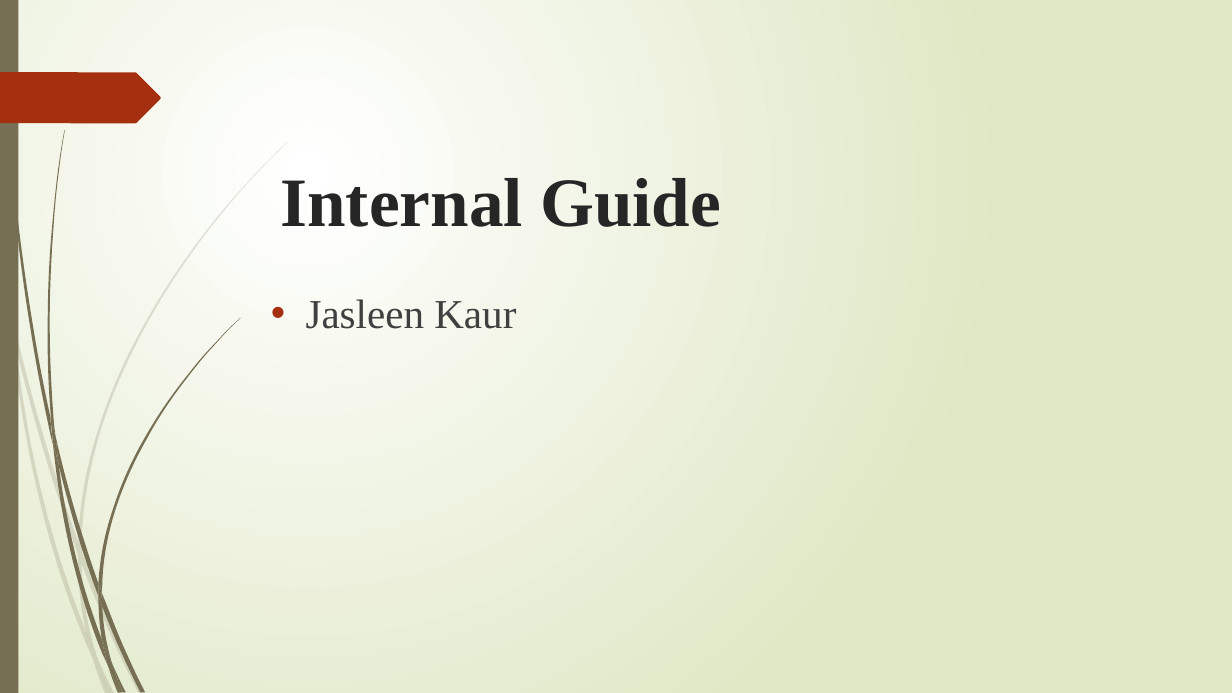
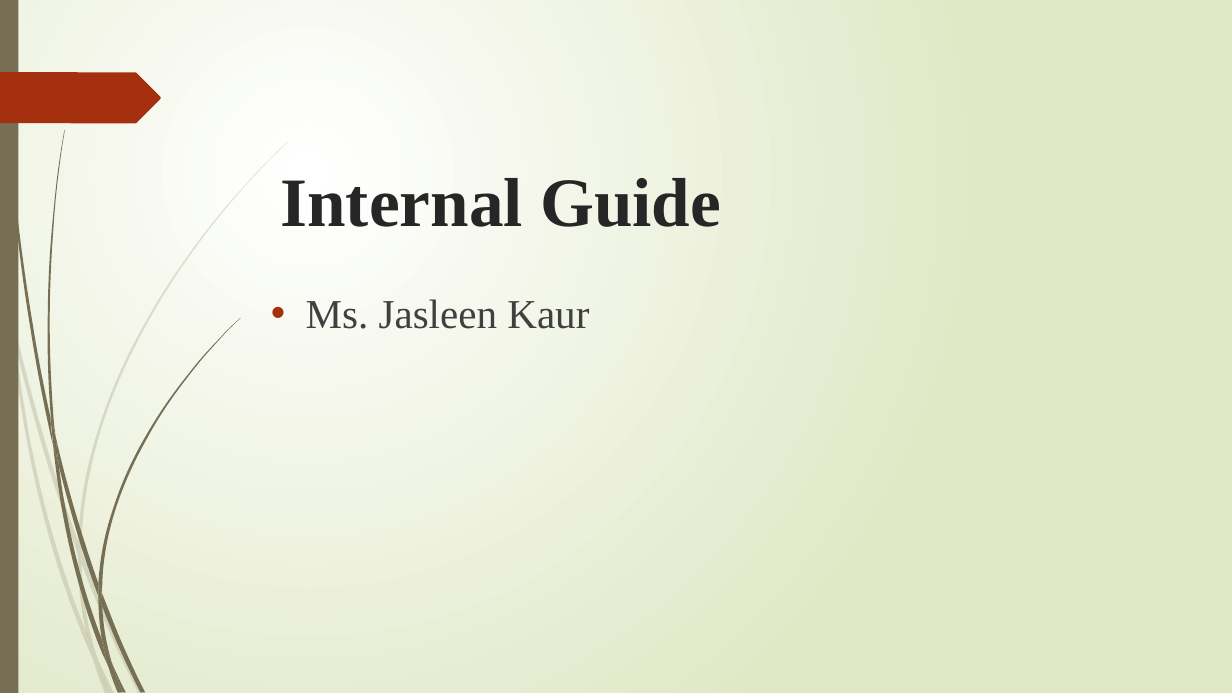
Before and after one commit to DeepShikha58/Shoppingcart, a slide deck: slide 2 of online shopping cart.pptx. Drawn at 1232x693 pixels with LibreOffice and Linux fonts; fonts in the diff are those of the drawing. Boxes give left, top, right and bottom in pixels: in the first picture for what was removed or moved away, otherwise in the second. Text is boxed around its words. In the diff, an @@ line names an element or a change of style, - is before the commit and + after.

```diff
--- a/online shopping cart.pptx
+++ b/online shopping cart.pptx
@@ text at (306, 299, 589, 329): text changed @@
-• Jasleen Kaur
+• Ms. Jasleen Kaur
```
Also in this commit, not shown: 5 other files.
